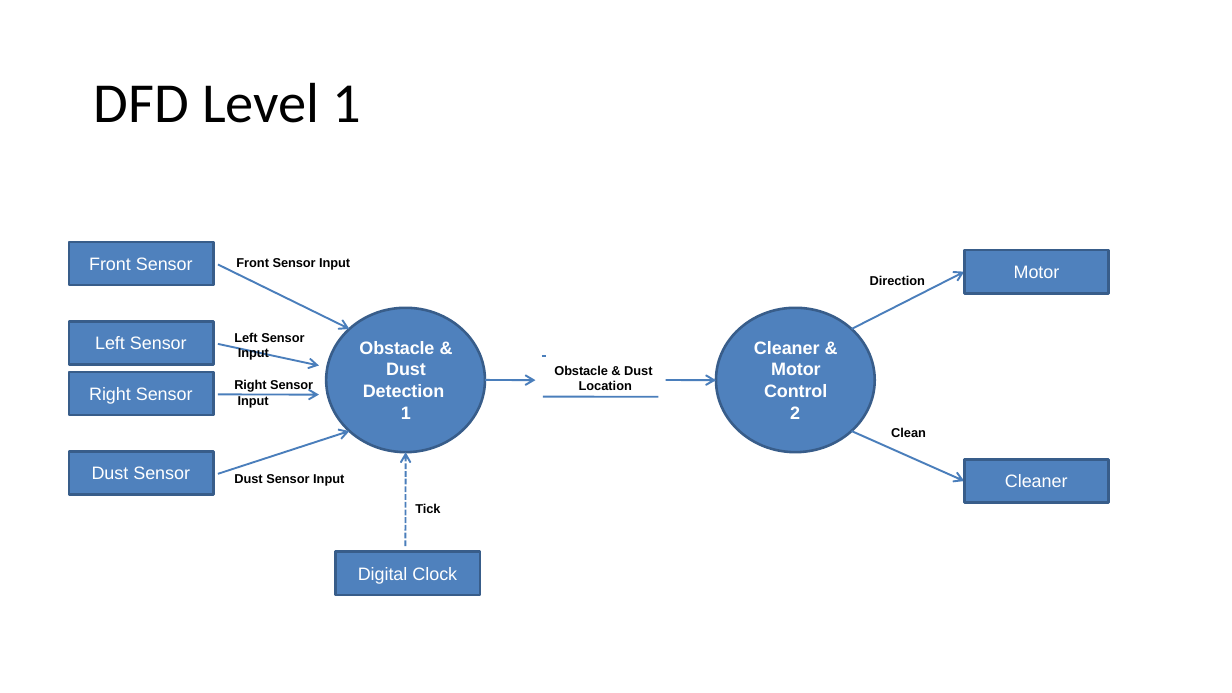
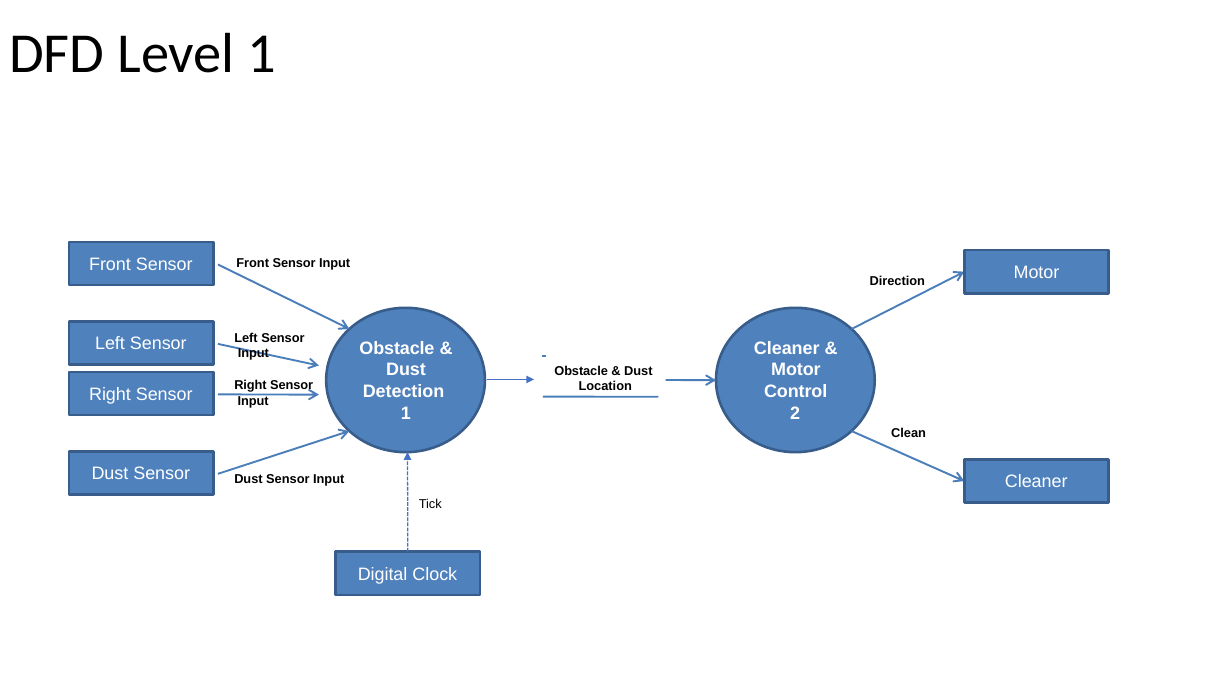
Before and after one commit to azzyjk/2020-2, a slide deck: slide 7 of SoftwareEngineering/SoftwareEngineering_SA.pptx (slide 6 before the commit). Drawn at 1232x693 pixels with LibreOffice and Linux fonts; fonts in the diff are those of the drawing. Boxes give left, top, right and bottom in pixels: in the first picture for what was removed or moved away, otherwise in the second. Text is boxed around its words. In the diff, an @@ line names an element or a change of style, - is before the commit and + after.

```diff
--- a/SoftwareEngineering/SoftwareEngineering_SA.pptx
+++ b/SoftwareEngineering/SoftwareEngineering_SA.pptx
@@ title "DFD Level 1": place and size @@
-title "DFD Level 1" at [94,82,361,123]
+title "DFD Level 1" at [9,32,277,73]
@@ freeform shape removed at [400,374,536,546] @@
@@ arrow added from (487, 380) to (534, 380), #4472C4 1 pt @@
@@ arrow added from (408, 552) to (408, 452), #4472C4 1 pt dashed @@
@@ text at [415,503,440,513]: paragraph removed @@
-Tick
@@ text added at [419,498,442,508], 10 pt, text #000000 @@
+Tick
```
Also in this commit, not shown: 5 other slides changed, 5 slides added.
